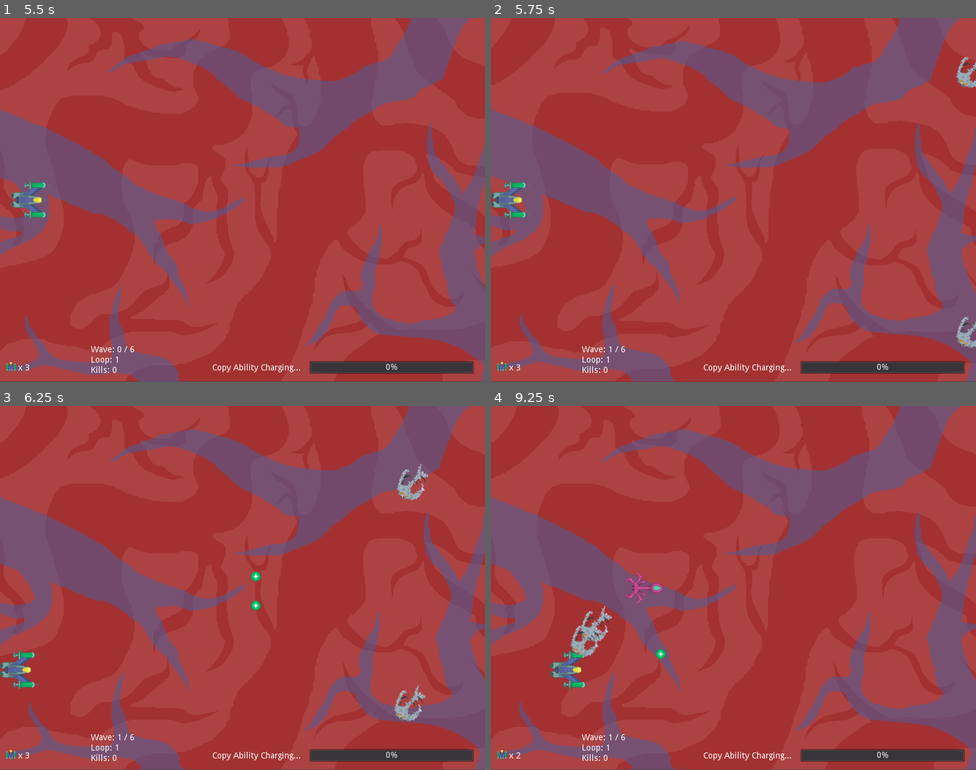
Above: before the commit, frames 1-4 (two rows, left to right).
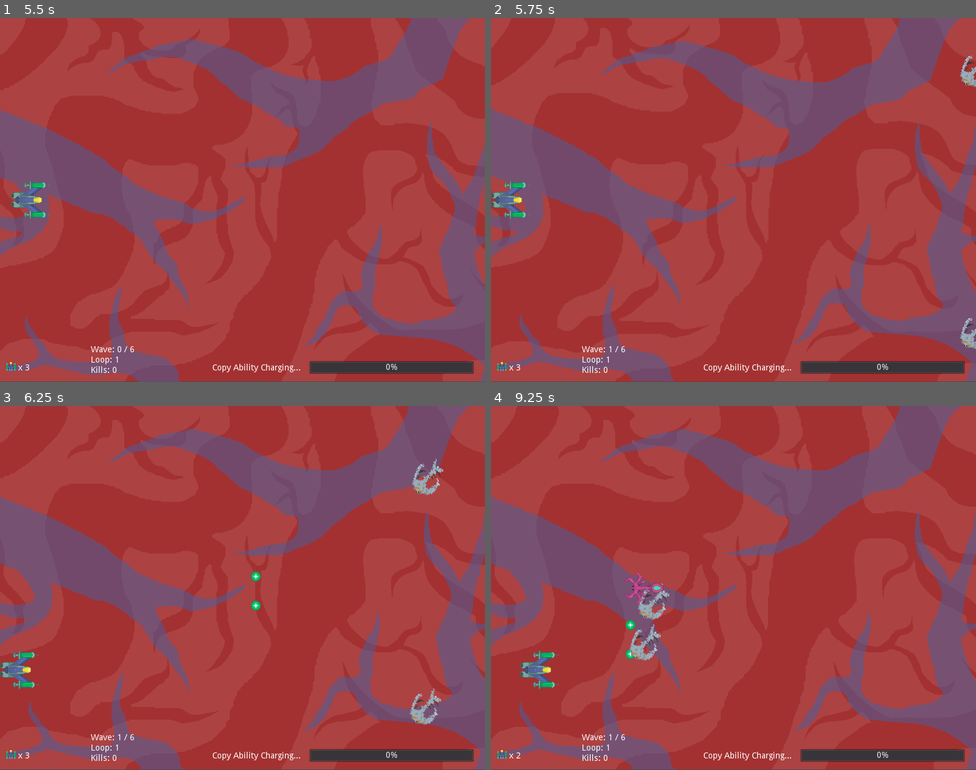
Above: after the commit, the same moments.

Repository: Yerdun/Pathogen
Game: Godot game, scene res://Assets/Scenes/Menus/Title.tscn
The game is run twice, just before and just after one commit, with the same random seed, the same clock (stepped at 60 frames per second) and the same inputs. Sound files missing from this copy of the repository are replaced by a short silence.
Inputs (mouse positions are in pixels of both pictures, inside the frame that each line leads up to):
- Up to frame 1 (5.5 s): click "Play" at 0.5 s; move the mouse to (349, 181) at 1.27 s; hold Right (ui_right) 1.28-2.03 s; hold B (copy) 1.28-2.03 s; tap Space (shoot) at 1.55, 2.1, 3.05 s; move the mouse to (145, 218) at 2.02 s; hold Down (ui_down) 2.03-2.78 s; tap B (copy) at 2.3, 3.6, 5.1 s; move the mouse to (291, 119) at 2.77 s; hold Right (ui_right) 2.78-3.53 s; hold Shift (control_focus) 2.78-3.53 s; move the mouse to (218, 272) at 3.52 s; hold Up (ui_up) 3.53-4.28 s; move the mouse to (388, 254) at 4.27 s; hold Space (shoot) 4.28-5.03 s; hold Left (ui_left) from 4.28 s (still down); move the mouse to (97, 145) at 5.02 s
- Up to frame 2 (5.75 s): keep holding Left (ui_left)
- Up to frame 3 (6.25 s): move the mouse to (266, 588) at 5.77 s; release Left (ui_left) at 5.78 s; hold Down (ui_down) from 5.78 s (still down); hold Space (shoot) from 5.78 s (still down)
- Up to frame 4 (9.25 s): move the mouse to (660, 497) at 6.52 s; release Down (ui_down) at 6.53 s; release Space (shoot) at 6.53 s; hold Right (ui_right) 6.53-7.28 s; tap Shift (control_focus) at 6.6 s; tap B (copy) at 6.8, 8.3 s; move the mouse to (840, 569) at 7.27 s; hold Up (ui_up) 7.28-8.03 s; hold B (copy) 7.28-8.03 s; tap Space (shoot) at 7.55, 8.1, 9.05 s; move the mouse to (636, 606) at 8.02 s; hold Right (ui_right) 8.03-8.78 s; move the mouse to (782, 507) at 8.77 s; hold Down (ui_down) from 8.78 s (still down); hold B (copy) from 8.78 s (still down)

Frame 1 is identical in both runs. In frame 2, 0.4% of the frame differs, in the area x 95-100%, y 10-91%; in frame 3, 0.9%; in frame 4, 1.9%, in the area x 6-37%, y 48-78%.

Commit message:
Almost there

Diff:
--- a/Assets/Scenes/Enemy/Chaser Enemy/Chaser Enemy.gd
+++ b/Assets/Scenes/Enemy/Chaser Enemy/Chaser Enemy.gd
@@ -1,6 +1,6 @@
 extends "res://Assets/Scenes/Enemy/Basic Enemy/Enemy.gd"
 
-export var speed = 240	# How fast the enemy moves towards the player
+export var speed = 200	# How fast the enemy moves towards the player
 
 
 # Called when the node enters the scene tree for the first time.
--- a/Assets/Scenes/Enemy/Chaser Enemy/Chaser Enemy.tscn
+++ b/Assets/Scenes/Enemy/Chaser Enemy/Chaser Enemy.tscn
@@ -39,7 +39,7 @@
 
 [node name="Chaser Enemy" instance=ExtResource( 1 )]
 script = ExtResource( 2 )
-maxHP = 4
+maxHP = 6
 copyAbility = "speedup"
 
 [node name="Sprite" parent="." index="1"]
--- a/Assets/Scenes/Enemy/Enemy Spawn Handler/Waves/Wave Manager.gd
+++ b/Assets/Scenes/Enemy/Enemy Spawn Handler/Waves/Wave Manager.gd
@@ -37,7 +37,7 @@
 	# if no more waves exist, then win!
 	if randomizedList.size() == 0:
 		# Loop: Reroll and start another set of six waves
-		loopCounter += loopCounter + 1
+		loopCounter += 1
 		print("Loop #", loopCounter + 1)
 		_ready()
 	else: # but if waves exist:
--- a/Assets/Scenes/Enemy/Shooter Enemy/Shooter Enemy.gd
+++ b/Assets/Scenes/Enemy/Shooter Enemy/Shooter Enemy.gd
@@ -2,7 +2,7 @@
 
 export (PackedScene) var bullet
 
-export var bulletsToShoot = 8	# How many bullets the enemy will shoot
+export var bulletsToShoot = 10	# How many bullets the enemy will shoot
 export var startingVelocity = 660	# The velocity the enemy enters the scene with
 export var stoppingForce = -880	# The counteractive force that stops the enemy
 var isShooting	# Boolean used to store shooting status
--- a/Assets/Scenes/Level/Level.gd
+++ b/Assets/Scenes/Level/Level.gd
@@ -1,6 +1,12 @@
 extends Node2D
 
 # This script is for UI elements and keeping track of score
+func _ready():
+	# Reset all scores to 0 on game start
+	GlobalVariables.finalLoopCount = 0
+	GlobalVariables.finalWave = 0
+	GlobalVariables.enemiesKilled = 0
+	GlobalVariables.mostPowers = 0
 
 func _process(delta):
 	GlobalVariables.finalLoopCount = $"Wave Manager".loopCounter	# Set loop count to current loop
@@ -11,6 +17,9 @@
 	$"Charge Bar".value = $"Player/Bullet Control".CurrentCharge	# Set the Charge Bar's value to a percentage of the Player's current charge
 	if $"Player/Bullet Control".CurrentCharge == $"Player/Bullet Control".MaxCharge:
 		$"Copy Bar text".text = "Copy ready!"	# Display message when copy is ready
+	elif $"Player/Bullet Control".secretCount == 4 and Input.is_action_pressed("copy"):
+		$"Copy Bar text".text = "Fool!"
+		yield(get_tree().create_timer(3), "timeout")
 	else:
 		$"Copy Bar text".text = "Copy Ability Charging..."
 	$"Lives".text = "x " + str($"Player".lives)
--- a/Assets/Scenes/Level/Waves/Wave 1.gd
+++ b/Assets/Scenes/Level/Waves/Wave 1.gd
@@ -21,7 +21,7 @@
 
 
 func _on_Timer_timeout():
-	spawner.spawnEnemy(piercerEnemy, 6, "none")
+	spawner.spawnEnemy(piercerEnemy, 6, "copy")
 	$Timer2.start()
 
 
--- a/Assets/Scenes/Level/Waves/Wave 4.gd
+++ b/Assets/Scenes/Level/Waves/Wave 4.gd
@@ -35,8 +35,8 @@
 
 
 func _on_Timer3_timeout():
-	spawner.spawnEnemy(shooterEnemy, 3, "copy")
-	spawner.spawnEnemy(bombEnemy, 4, "none")
+	spawner.spawnEnemy(shooterEnemy, 3, "none")
+	spawner.spawnEnemy(bombEnemy, 4, "copy")
 	spawner.spawnEnemy(shooterEnemy, 5, "none")
 	$Timer4.start()
 
--- a/Assets/Scenes/Level/Waves/Wave 5.gd
+++ b/Assets/Scenes/Level/Waves/Wave 5.gd
@@ -26,7 +26,7 @@
 
 
 func _on_Timer2_timeout():
-	spawner.spawnEnemy(chaserEnemy, 5, "none")
+	spawner.spawnEnemy(chaserEnemy, 5, "copy")
 	$Timer3.start()
 
 
@@ -46,7 +46,7 @@
 
 
 func _on_Timer6_timeout():
-	spawner.spawnEnemy(bombEnemy, 4, "copy")
+	spawner.spawnEnemy(bombEnemy, 4, "life")
 	$Timer7.start()
 
 
@@ -56,7 +56,7 @@
 
 
 func _on_Timer8_timeout():
-	spawner.spawnEnemy(piercerEnemy, 2, "none")
+	spawner.spawnEnemy(shooterEnemy, 2, "none")
 	$Timer9.start()
 
 
--- a/Assets/Scenes/Menus/Victory.gd
+++ b/Assets/Scenes/Menus/Victory.gd
@@ -17,5 +17,4 @@
 	$Sprite.queue_free()
 	$ColorRect.queue_free()
 	$Button.queue_free()
-	$"Loop amount".queue_free()
-	$"Loops description".queue_free()
+	$"Score".queue_free()
--- a/Assets/Scenes/Player/Bullet Control.gd
+++ b/Assets/Scenes/Player/Bullet Control.gd
@@ -4,7 +4,7 @@
 export (PackedScene) var PiercingBullet # reference to piercing bullet
 export (PackedScene) var CopyBullet # reference to the copy bullet
 
-export (int) var StartingMaxCharge = 10 # default value for MaxCharge
+export (int) var StartingMaxCharge = 15 # default value for MaxCharge
 var MaxCharge = StartingMaxCharge # number of enemies to be killed before copy bullet is ready
 var CurrentCharge # current progress to charge copy bullet
 
@@ -180,8 +180,8 @@
 		$"Copy Ready".play()
 	# if current charge is max, do nothing, but if current charge is below max, increment by 1
 	CurrentCharge = min(MaxCharge, CurrentCharge + 1)
-	# Since kills are incremented when this function is called, increment the Global Kill counter as well
-	GlobalVariables.enemiesKilled += 1
-	if GlobalVariables.enemiesKilled % 50 == 0:
-		owner.lives += 1	# Grant a life for every 50 kills
-		$"Bullet Control/Copy Success".play()
+	# Call this here since it checks when an enemy dies
+	GlobalVariables.enemiesKilled += 1	# Increment kill count by 1
+	if GlobalVariables.enemiesKilled % 100 == 0:
+		owner.lives += 1	# Grant a life for every 100 kills
+		$"Copy Success".play()
Not shown: 1 places in Assets/Scenes/Menus/Victory.tscn that only renumber resources
